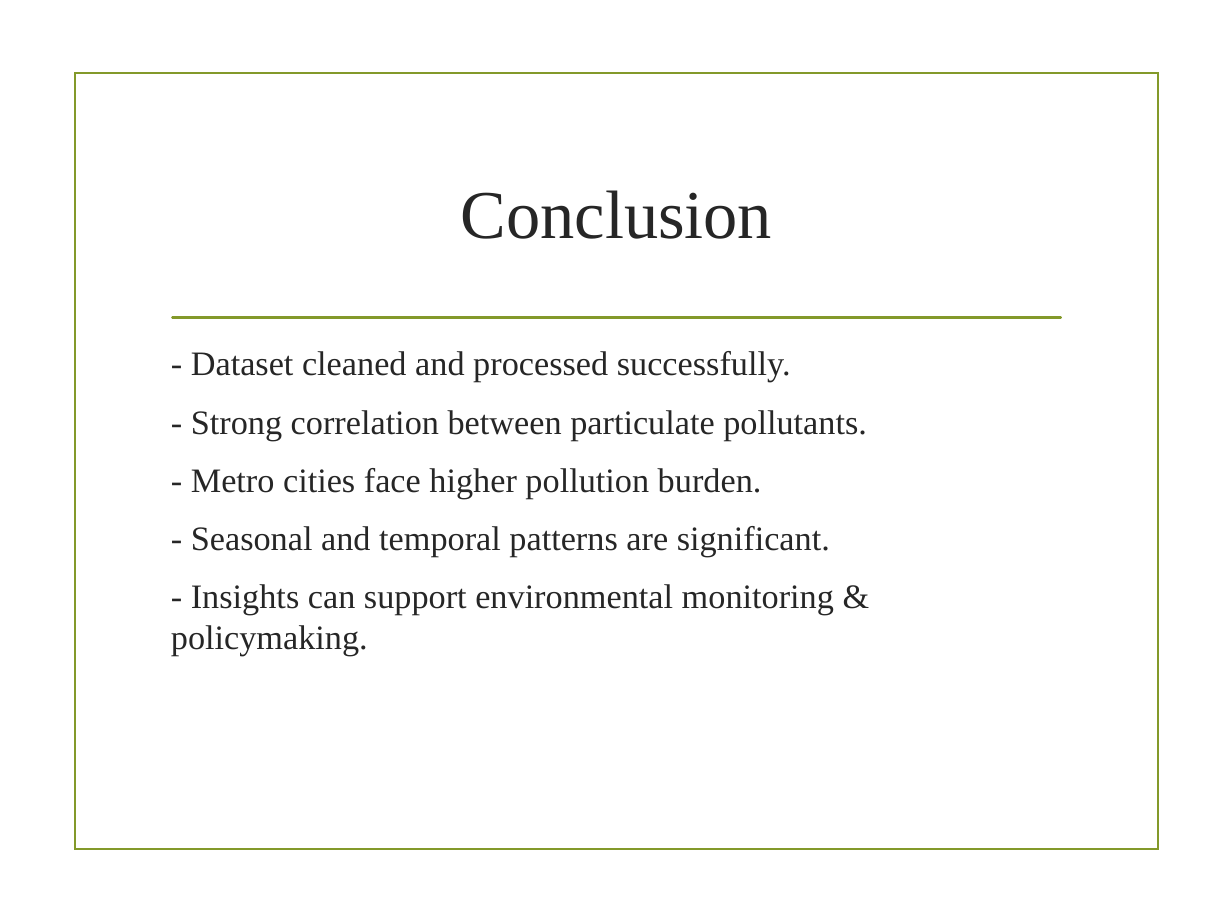
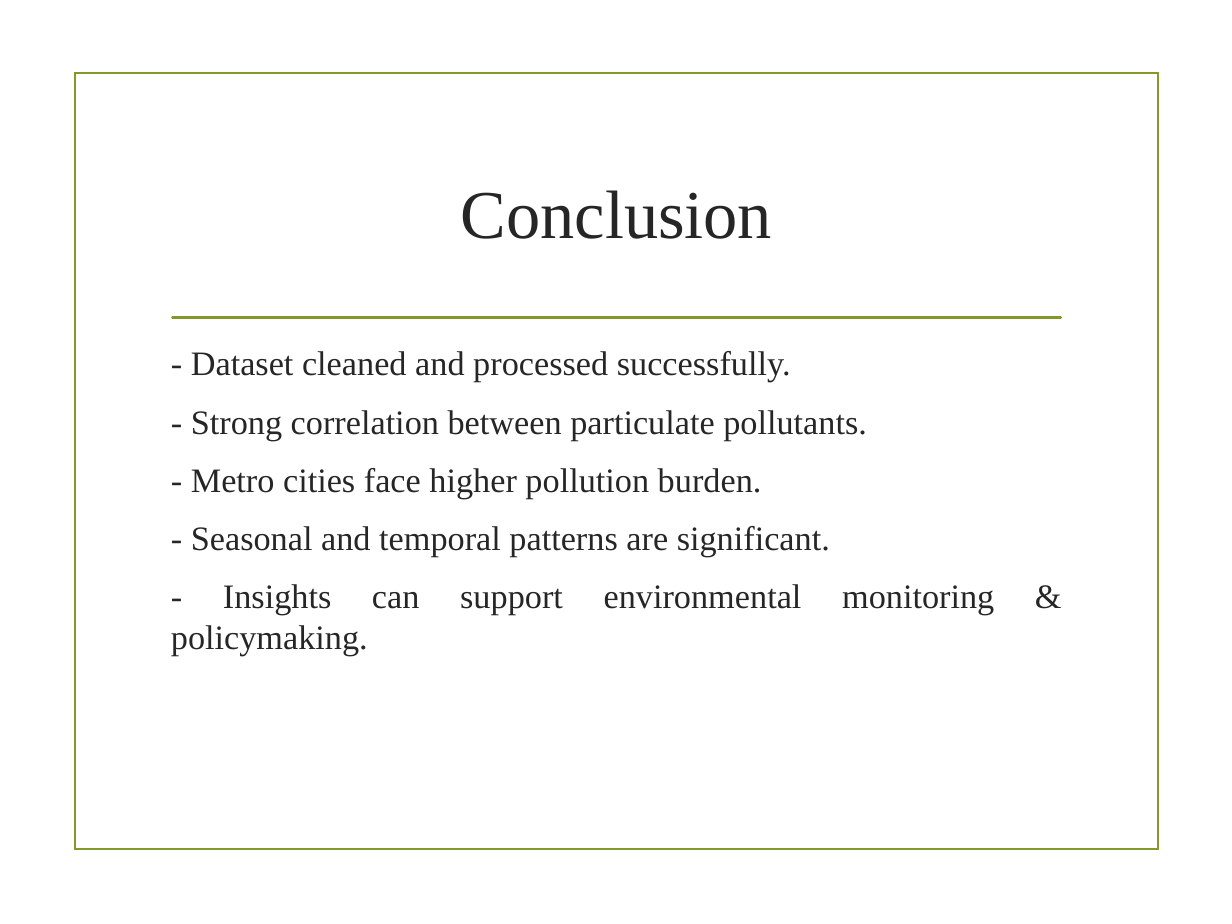
Before and after one commit to Sathvik-Dandu/Big_Data_Analytics, a slide deck: slide 10 of 7.Air Quality Index Analysis.(Mini Project)/Real-time_AQI_Data_Analytics.pptx. Drawn at 1232x924 pixels with LibreOffice and Linux fonts; fonts in the diff are those of the drawing; background and template pictures are left out. Boxes give left, top, right and bottom in pixels: in the first picture for what was removed or moved away, otherwise in the second. Text is boxed around its words. In the diff, an @@ line names an element or a change of style, - is before the commit and + after.

```diff
--- a/7.Air Quality Index Analysis.(Mini Project)/Real-time_AQI_Data_Analytics.pptx
+++ b/7.Air Quality Index Analysis.(Mini Project)/Real-time_AQI_Data_Analytics.pptx
@@ text "- Dataset cleaned and processed ..." at [191,351,994,615]: alignment left to justified @@
```
Also in this commit, not shown: 2 other slides changed.
